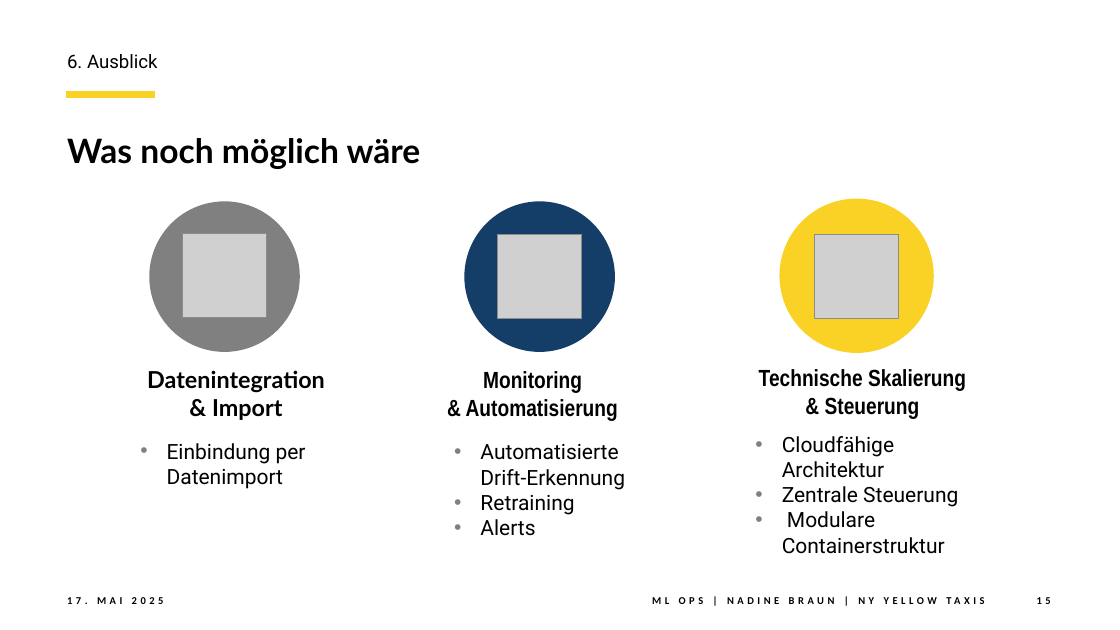
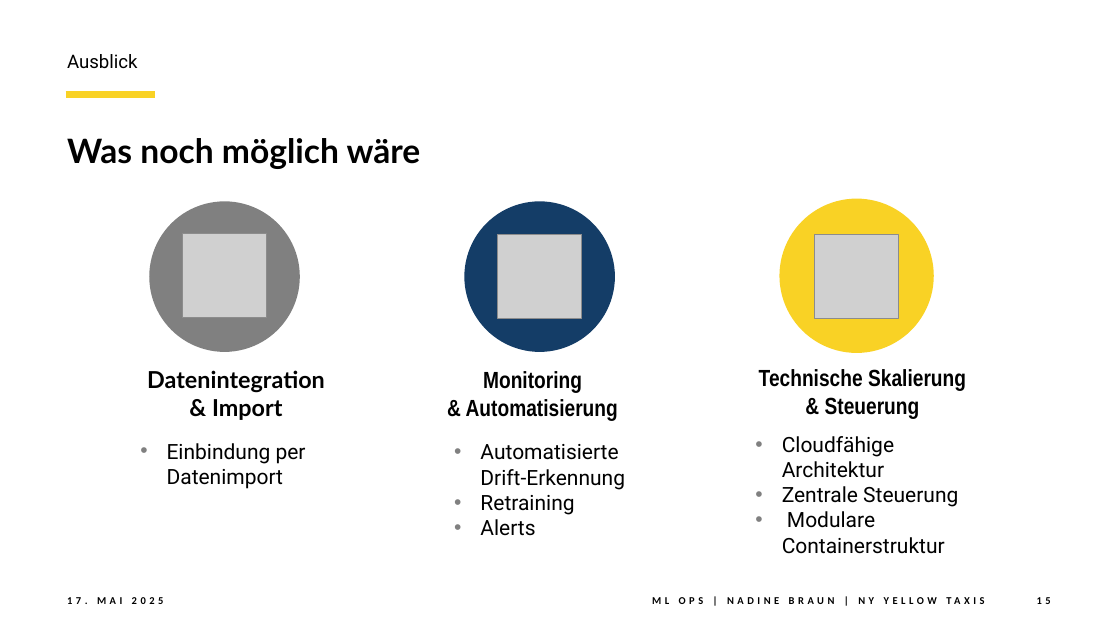
Before and after one commit to NadineBraun/MLOpsnb155, a slide deck: slide 15 of ML_Ops_NYYellowTaxi_nb155.pptx. Drawn at 1120x630 pixels with LibreOffice and Linux fonts; fonts in the diff are those of the drawing; grey boxes stand for pictures. Boxes give left, top, right and bottom in pixels: in the first picture for what was removed or moved away, otherwise in the second. Text is boxed around its words. In the diff, an @@ line names an element or a change of style, - is before the commit and + after.

```diff
--- a/ML_Ops_NYYellowTaxi_nb155.pptx
+++ b/ML_Ops_NYYellowTaxi_nb155.pptx
@@ text at <box>67,54,138,69</box>: text changed @@
-6. Ausblick
+Ausblick
```
Also in this commit, not shown: 14 other slides changed, 1 other file.
